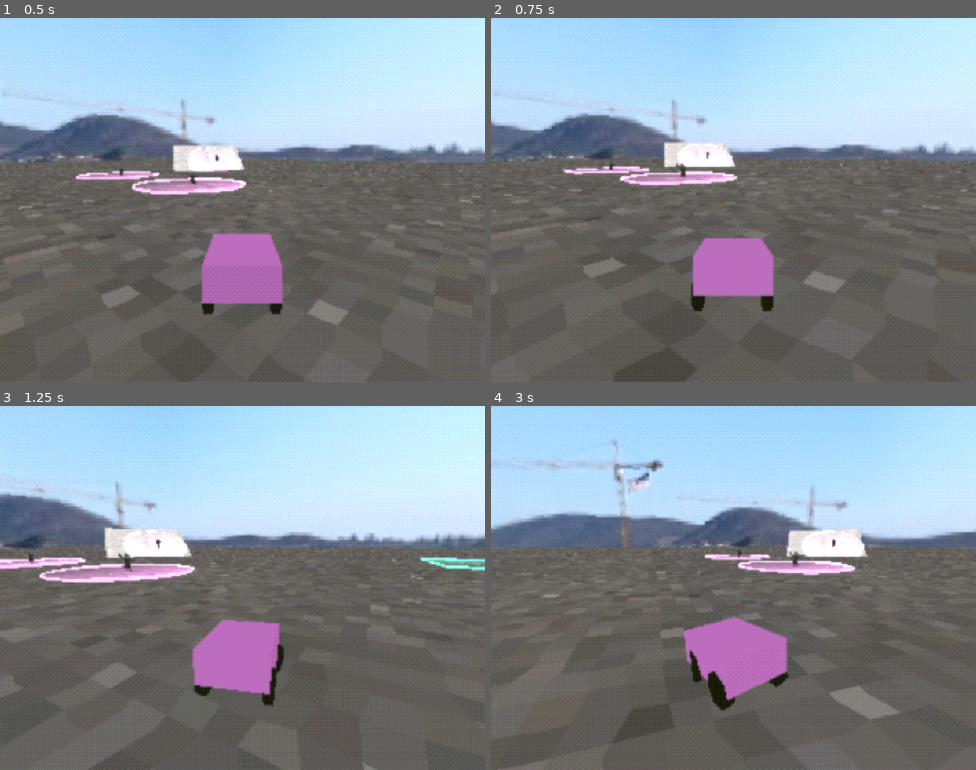
Above: before the commit, frames 1-4 (two rows, left to right).
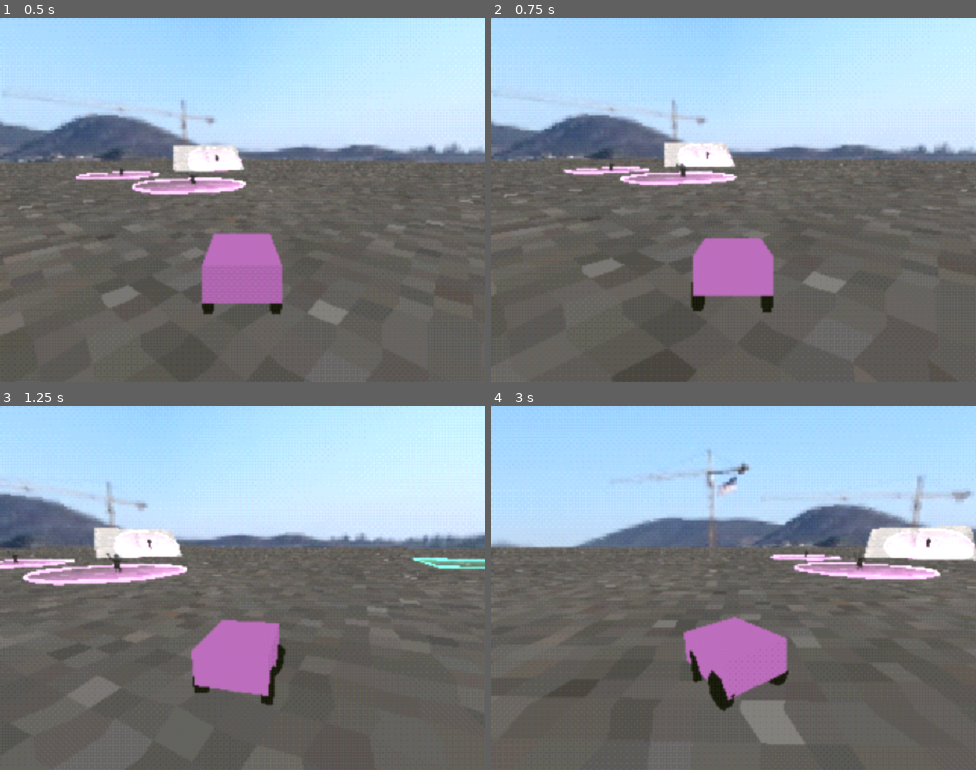
Above: after the commit, the same moments.

Repository: Walfalcon/NormalTaxi
Game: Godot game, scene res://shaders/PostProcessing.tscn
Two runs of this game, one before a commit and one after it. Both use one fixed random seed, a clock stepped at 60 frames per second and the inputs below.
Inputs:
- Up to frame 1 (0.5 s): no input
- Up to frame 2 (0.75 s): hold D (Right) from 0.53 s (still down); hold J (Gas) from 0.53 s (still down)
- Up to frame 3 (1.25 s): keep holding D (Right); keep holding J (Gas)
- Up to frame 4 (3 s): release D (Right) at 1.28 s; release J (Gas) at 1.28 s; hold K (Brake) 1.28-2.03 s; tap Shift (Shift) at 1.35, 2.85 s; hold J (Gas) 2.03-2.78 s; hold D (Right) from 2.03 s (still down)

Frame 1 is identical in both runs. In frame 2, 0.1% of the frame differs, in the area x 0-97%, y 35-81%; in frame 3, 4.4%; in frame 4, 15%, in the area x 0-100%, y 9-93%.

Commit message:
change variables

Diff:
--- a/Game/GameObjects/car.gd
+++ b/Game/GameObjects/car.gd
@@ -2,8 +2,8 @@
 extends RigidBody3D
 
 @export_category("Gas/Brake")
-@export var gas_force: float = 900.0
-@export var brake_force: float = 1.0
+@export var gas_force: float = 300.0
+@export var brake_force: float = 200
 @export var max_speed: float = 60.0 ## Positive number
 @export var max_reverse_speed: float = -50.0 ## Negative number
 @export var accel_curve: Curve
--- a/Game/Player/PlayerCustom.tscn
+++ b/Game/Player/PlayerCustom.tscn
@@ -35,10 +35,6 @@
 linear_damp_mode = 1
 angular_damp_mode = 1
 script = ExtResource("1_7i5uh")
-gas_force = 250.0
-brake_force = 350.0
-max_speed = 40.0
-max_reverse_speed = -15.0
 accel_curve = SubResource("Curve_rg7h5")
 max_steering_angle = 0.35
 tires = [NodePath("TireFrontLeft"), NodePath("TireFrontRight"), NodePath("TireBackLeft"), NodePath("TireBackRight")]
Not shown, changed: Movies/recording.avi
